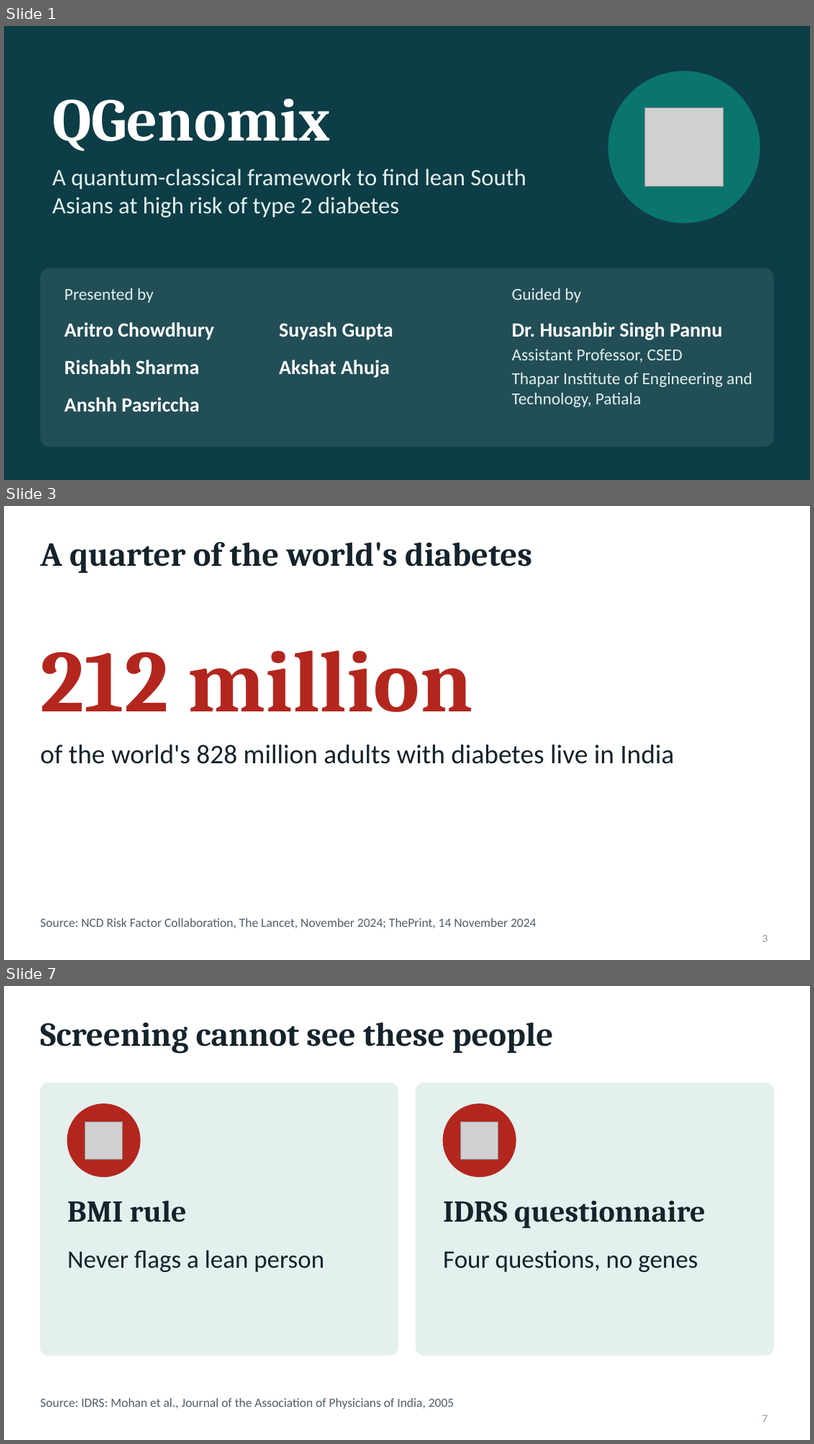
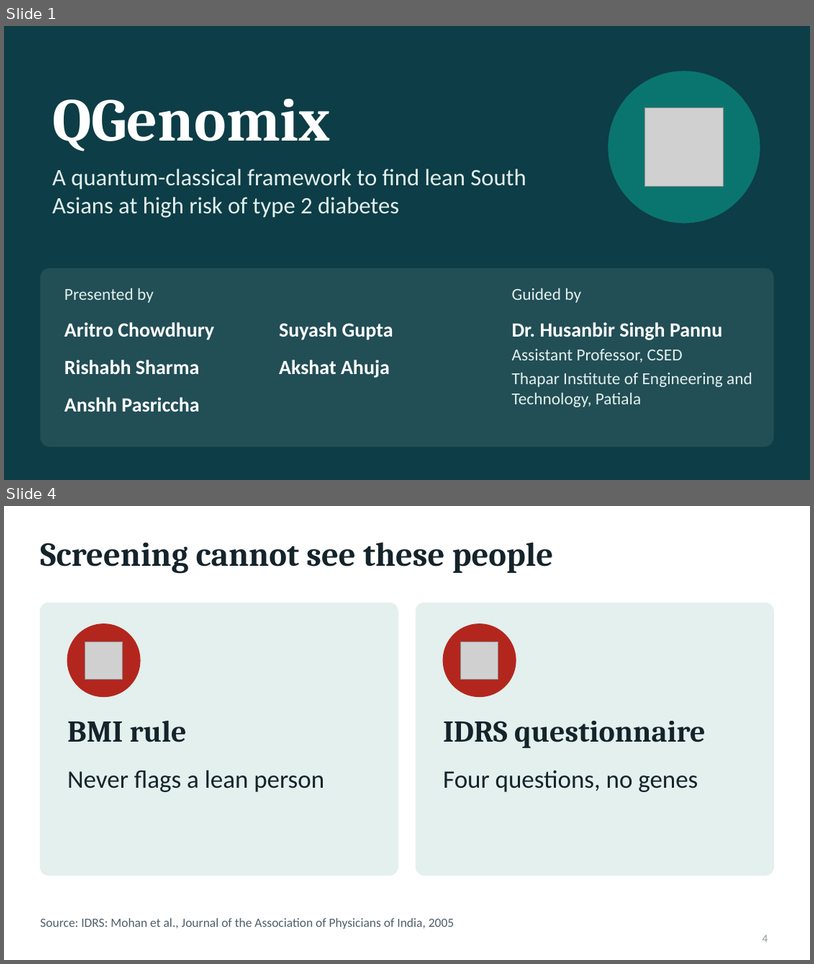
Before and after one commit to coderboic/QGenomix, a slide deck: QGenomix_Mentor_Evaluation_Presentation.pptx. Shown one above the other, each under a label of ours: slides 1, 3 and 7 before the commit, slides 1 and 4 after it; the slides between them are not shown. The pictures are 814x1444 and 814x964 pixels, drawn with LibreOffice and Linux fonts; fonts in the diff are those of the drawing; grey boxes stand for pictures. Boxes give left, top, right and bottom in pixels: in the first picture for what was removed or moved away, otherwise in the second. Text is boxed around its words. In the diff, an @@ line names an element or a change of style, - is before the commit and + after.

```diff
--- a/QGenomix_Mentor_Evaluation_Presentation.pptx
+++ b/QGenomix_Mentor_Evaluation_Presentation.pptx
@@ slide 3 removed at (x1=4, y1=506, x2=810, y2=960), background #FFFFFF @@
@@ title removed at (x1=40, y1=542, x2=532, y2=573) @@
-A quarter of the world's diabetes
@@ text removed at (x1=40, y1=650, x2=473, y2=712) @@
-212 million
@@ text removed at (x1=40, y1=744, x2=674, y2=764) @@
-of the world's 828 million adults with diabetes live in India
@@ text removed at (x1=40, y1=918, x2=536, y2=928) @@
-Source: NCD Risk Factor Collaboration, The Lancet, November 2024; ThePrint, 14 November 2024
@@ page number removed at (x1=763, y1=934, x2=769, y2=942) @@
-3
@@ what was slide 7 is now slide 4 @@
@@ page number at (x1=763, y1=934, x2=769, y2=942): text changed @@
-7
+4
```
Also in this commit, not shown: 7 slides changed, 1 slide added, 11 other slides removed, 8 other files.
